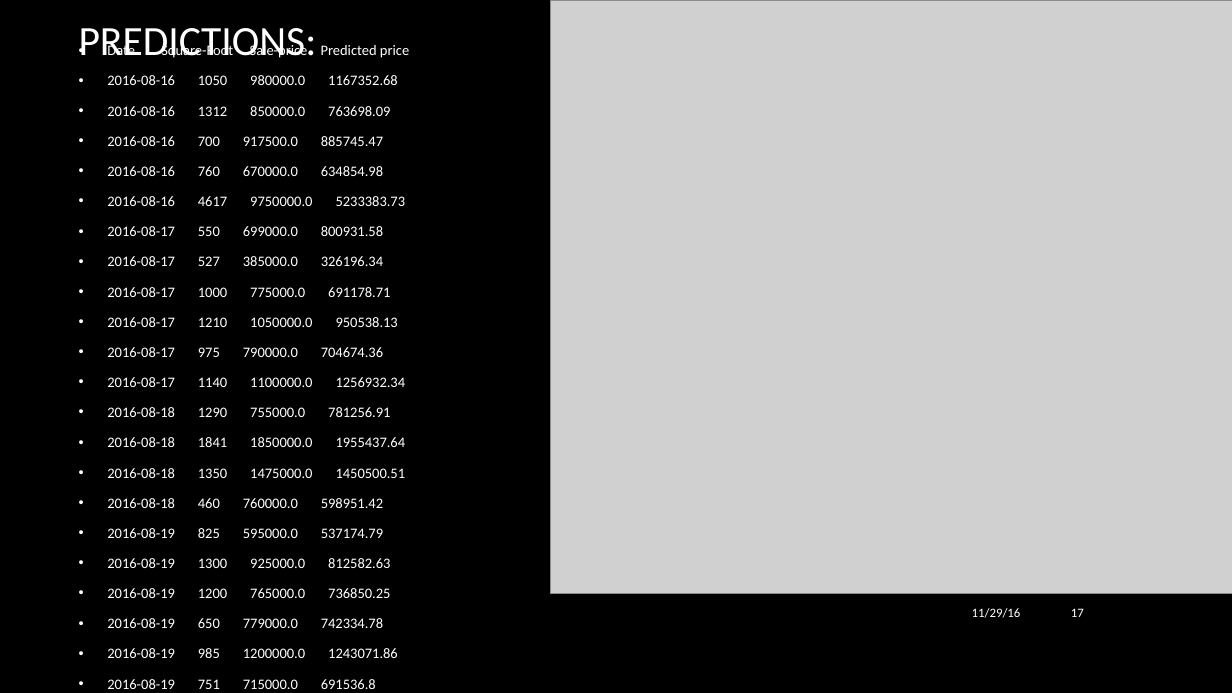
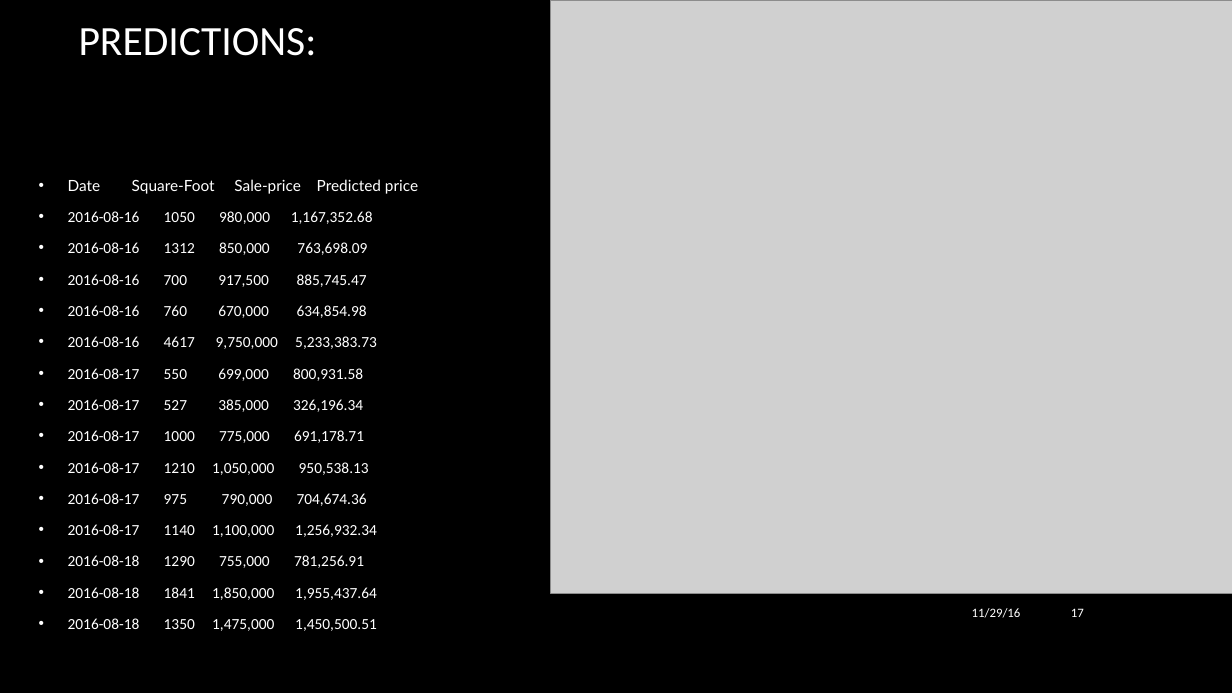
Before and after one commit to drakulic/Capstone, a slide deck: slide 17 of George Drakulic Presentation.pptx. Drawn at 1232x693 pixels with LibreOffice and Linux fonts; fonts in the diff are those of the drawing; grey boxes stand for pictures; background and template pictures are left out. Boxes give left, top, right and bottom in pixels: in the first picture for what was removed or moved away, otherwise in the second. Text is boxed around its words. In the diff, an @@ line names an element or a change of style, - is before the commit and + after.

Commit message:
GD final presentation

```diff
--- a/George Drakulic Presentation.pptx
+++ b/George Drakulic Presentation.pptx
@@ text "Date Square-Foot Sale-price Predicted price": place and size @@
-text "Date Square-Foot Sale-price Predicted price" at (107, 75, 406, 689)
+text "Date Square-Foot Sale-price Predicted price" at (68, 179, 418, 631)
@@ text at (68, 179, 418, 194): size 11.2 to 12 pt, font Calibri to Lato in "Date Square-Foot Sale-price Predicted price" @@
@@ text at (68, 211, 377, 631): text changed; size 11.2 to 12 pt @@
-• 2016-08-16 1050 980000.0 1167352.68
-• 2016-08-16 1312 850000.0 763698.09
-• 2016-08-16 700 917500.0 885745.47
-• 2016-08-16 760 670000.0 634854.98
-• 2016-08-16 4617 9750000.0 5233383.73
-• 2016-08-17 550 699000.0 800931.58
-• 2016-08-17 527 385000.0 326196.34
-• 2016-08-17 1000 775000.0 691178.71
-• 2016-08-17 1210 1050000.0 950538.13
-• 2016-08-17 975 790000.0 704674.36
-• 2016-08-17 1140 1100000.0 1256932.34
-• 2016-08-18 1290 755000.0 781256.91
-• 2016-08-18 1841 1850000.0 1955437.64
-• 2016-08-18 1350 1475000.0 1450500.51
-• 2016-08-18 460 760000.0 598951.42
-• 2016-08-19 825 595000.0 537174.79
-• 2016-08-19 1300 925000.0 812582.63
-• 2016-08-19 1200 765000.0 736850.25
-• 2016-08-19 650 779000.0 742334.78
-• 2016-08-19 985 1200000.0 1243071.86
-• 2016-08-19 751 715000.0 691536.8
-• 2016-08-19 534 640000.0 614388.93
+• 2016-08-16 1050 980,000 1,167,352.68
+• 2016-08-16 1312 850,000 763,698.09
+• 2016-08-16 700 917,500 885,745.47
+• 2016-08-16 760 670,000 634,854.98
+• 2016-08-16 4617 9,750,000 5,233,383.73
+• 2016-08-17 550 699,000 800,931.58
+• 2016-08-17 527 385,000 326,196.34
+• 2016-08-17 1000 775,000 691,178.71
+• 2016-08-17 1210 1,050,000 950,538.13
+• 2016-08-17 975 790,000 704,674.36
+• 2016-08-17 1140 1,100,000 1,256,932.34
+• 2016-08-18 1290 755,000 781,256.91
+• 2016-08-18 1841 1,850,000 1,955,437.64
+• 2016-08-18 1350 1,475,000 1,450,500.51
```
Also in this commit, not shown: 7 other slides changed, 30 other files.
